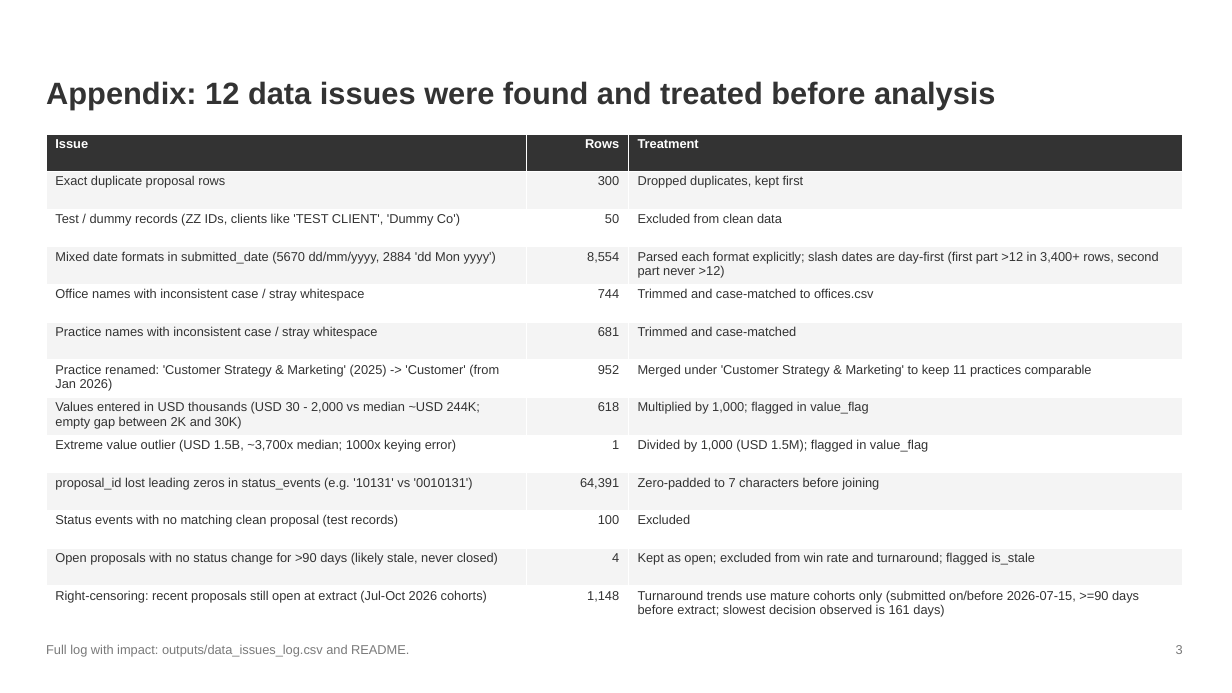
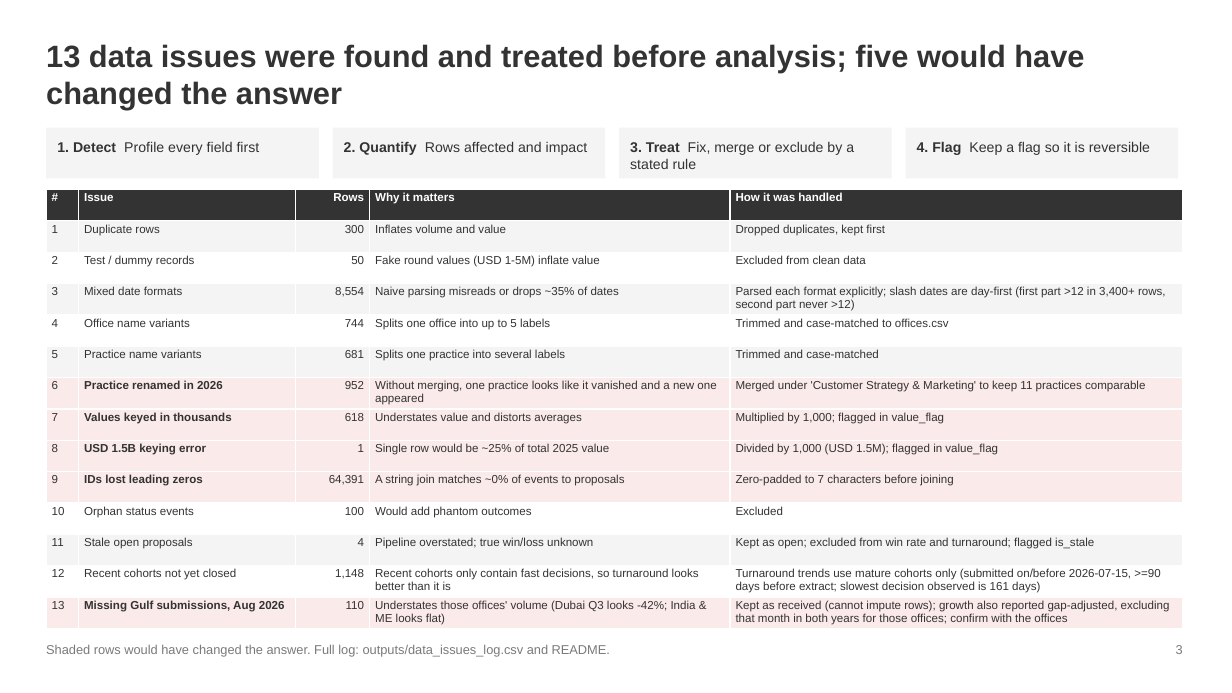
Before and after one commit to madhurivadrevu2-droid/PPK-case-study, a slide deck: slide 3 of reporting/PPK_Executive_Summary.pptx. Drawn at 1232x693 pixels with LibreOffice and Linux fonts; fonts in the diff are those of the drawing. Boxes give left, top, right and bottom in pixels: in the first picture for what was removed or moved away, otherwise in the second. Text is boxed around its words. In the diff, an @@ line names an element or a change of style, - is before the commit and + after.

```diff
--- a/reporting/PPK_Executive_Summary.pptx
+++ b/reporting/PPK_Executive_Summary.pptx
@@ text at (46, 44, 1084, 110): text changed @@
-Appendix: 12 data issues were found and treated before analysis
+13 data issues were found and treated before analysis; five would have changed the answer
@@ rectangle added at (46, 128, 319, 178), fill #F4F4F4 @@
@@ text added at (57, 141, 260, 155), 11 pt, text #333333 @@
+1. Detect Profile every field first
@@ rectangle added at (333, 128, 605, 178), fill #F4F4F4 @@
@@ text added at (344, 141, 588, 155), 11 pt, text #333333 @@
+2. Quantify Rows affected and impact
@@ rectangle added at (619, 128, 892, 178), fill #F4F4F4 @@
@@ text added at (630, 142, 854, 169), 11 pt, text #333333 @@
+3. Treat Fix, merge or exclude by a stated rule
@@ rectangle added at (906, 128, 1178, 178), fill #F4F4F4 @@
@@ text added at (917, 141, 1150, 155), 11 pt, text #333333 @@
+4. Flag Keep a flag so it is reversible
@@ table at (46, 189, 1183, 629) @@
-Issue | Rows | Treatment
-Exact duplicate proposal rows | 300 | Dropped duplicates, kept first
-Test / dummy records (ZZ IDs, clients like 'TEST CLIENT', 'Dummy Co') | 50 | Excluded from clean data
-Mixed date formats in submitted_date (5670 dd/mm/yyyy, 2884 'dd Mon yyyy') | 8,554 | Parsed each format explicitly; slash dates are day-first (first part >12 in 3,400+ rows, second part never >12)
-Office names with inconsistent case / stray whitespace | 744 | Trimmed and case-matched to offices.csv
-Practice names with inconsistent case / stray whitespace | 681 | Trimmed and case-matched
-Practice renamed: 'Customer Strategy & Marketing' (2025) -> 'Customer' (from Jan 2026) | 952 | Merged under 'Customer Strategy & Marketing' to keep 11 practices comparable
-Values entered in USD thousands (USD 30 - 2,000 vs median ~USD 244K; empty gap between 2K and 30K) | 618 | Multiplied by 1,000; flagged in value_flag
-Extreme value outlier (USD 1.5B, ~3,700x median; 1000x keying error) | 1 | Divided by 1,000 (USD 1.5M); flagged in value_flag
-proposal_id lost leading zeros in status_events (e.g. '10131' vs '0010131') | 64,391 | Zero-padded to 7 characters before joining
-Status events with no matching clean proposal (test records) | 100 | Excluded
-Open proposals with no status change for >90 days (likely stale, never closed) | 4 | Kept as open; excluded from win rate and turnaround; flagged is_stale
-Right-censoring: recent proposals still open at extract (Jul-Oct 2026 cohorts) | 1,148 | Turnaround trends use mature cohorts only (submitted on/before 2026-07-15, >=90 days before extract; slowest decision observed is 161 days)
+# | Issue | Rows | Why it matters | How it was handled
+1 | Duplicate rows | 300 | Inflates volume and value | Dropped duplicates, kept first
+2 | Test / dummy records | 50 | Fake round values (USD 1-5M) inflate value | Excluded from clean data
+3 | Mixed date formats | 8,554 | Naive parsing misreads or drops ~35% of dates | Parsed each format explicitly; slash dates are day-first (first part >12 in 3,400+ rows, second part never >12)
+4 | Office name variants | 744 | Splits one office into up to 5 labels | Trimmed and case-matched to offices.csv
+5 | Practice name variants | 681 | Splits one practice into several labels | Trimmed and case-matched
+6 | Practice renamed in 2026 | 952 | Without merging, one practice looks like it vanished and a new one appeared | Merged under 'Customer Strategy & Marketing' to keep 11 practices comparable
+7 | Values keyed in thousands | 618 | Understates value and distorts averages | Multiplied by 1,000; flagged in value_flag
+8 | USD 1.5B keying error | 1 | Single row would be ~25% of total 2025 value | Divided by 1,000 (USD 1.5M); flagged in value_flag
+9 | IDs lost leading zeros | 64,391 | A string join matches ~0% of events to proposals | Zero-padded to 7 characters before joining
+10 | Orphan status events | 100 | Would add phantom outcomes | Excluded
+11 | Stale open proposals | 4 | Pipeline overstated; true win/loss unknown | Kept as open; excluded from win rate and turnaround; flagged is_stale
+12 | Recent cohorts not yet closed | 1,148 | Recent cohorts only contain fast decisions, so turnaround looks better than it is | Turnaround trends use mature cohorts only (submitted on/before 2026-07-15, >=90 days before extract; slowest decision observed is 161 days)
+13 | Missing Gulf submissions, Aug 2026 | 110 | Understates those offices' volume (Dubai Q3 looks -42%; India & ME looks flat) | Kept as received (cannot impute rows); growth also reported gap-adjusted, excluding that month in both years for those offices; confirm with the offices
@@ table: place and size @@
-table at (46, 134, 1183, 624)
+table at (46, 189, 1183, 629)
@@ text at (46, 644, 610, 657): text changed @@
-Full log with impact: outputs/data_issues_log.csv and README.
+Shaded rows would have changed the answer. Full log: outputs/data_issues_log.csv and README.
```
Also in this commit, not shown: 2 other slides changed, 24 other files.
